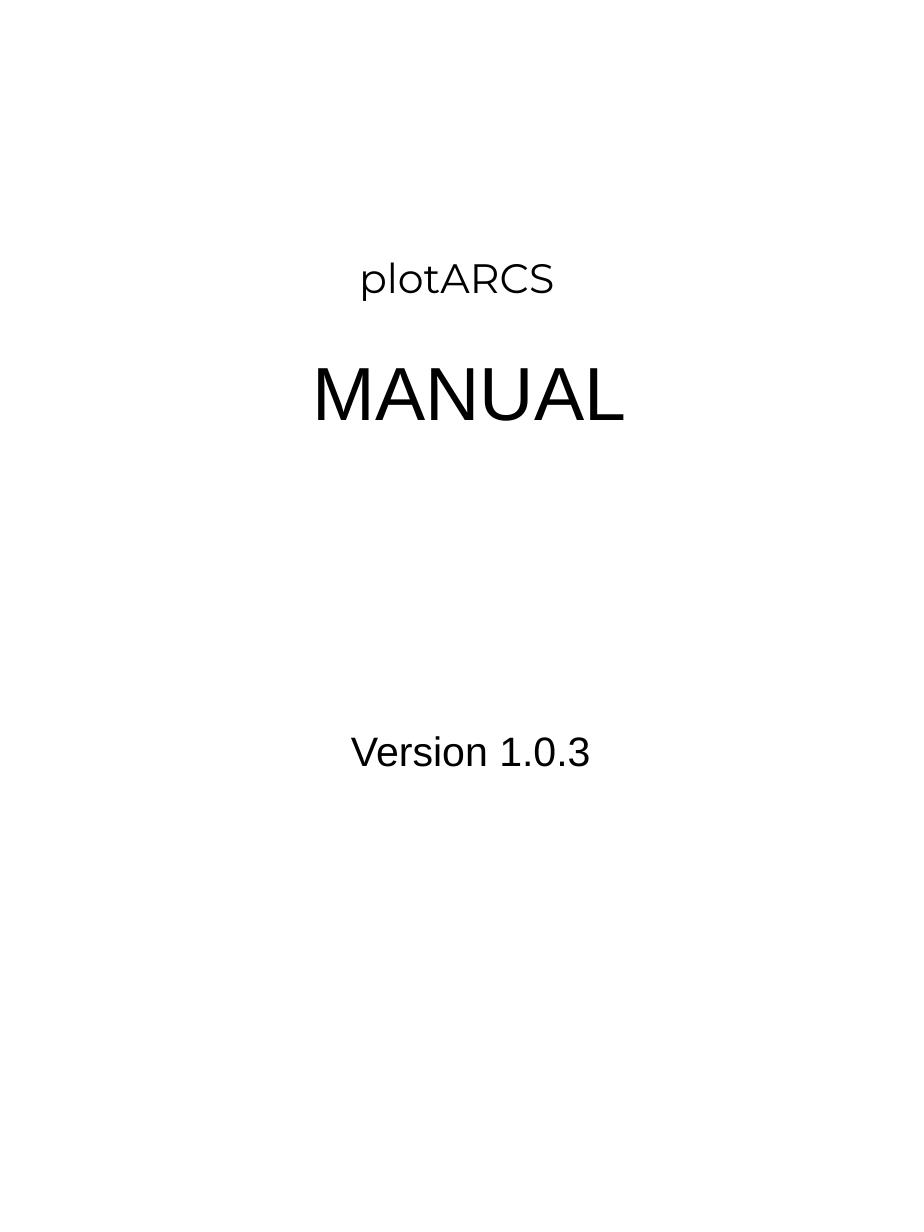
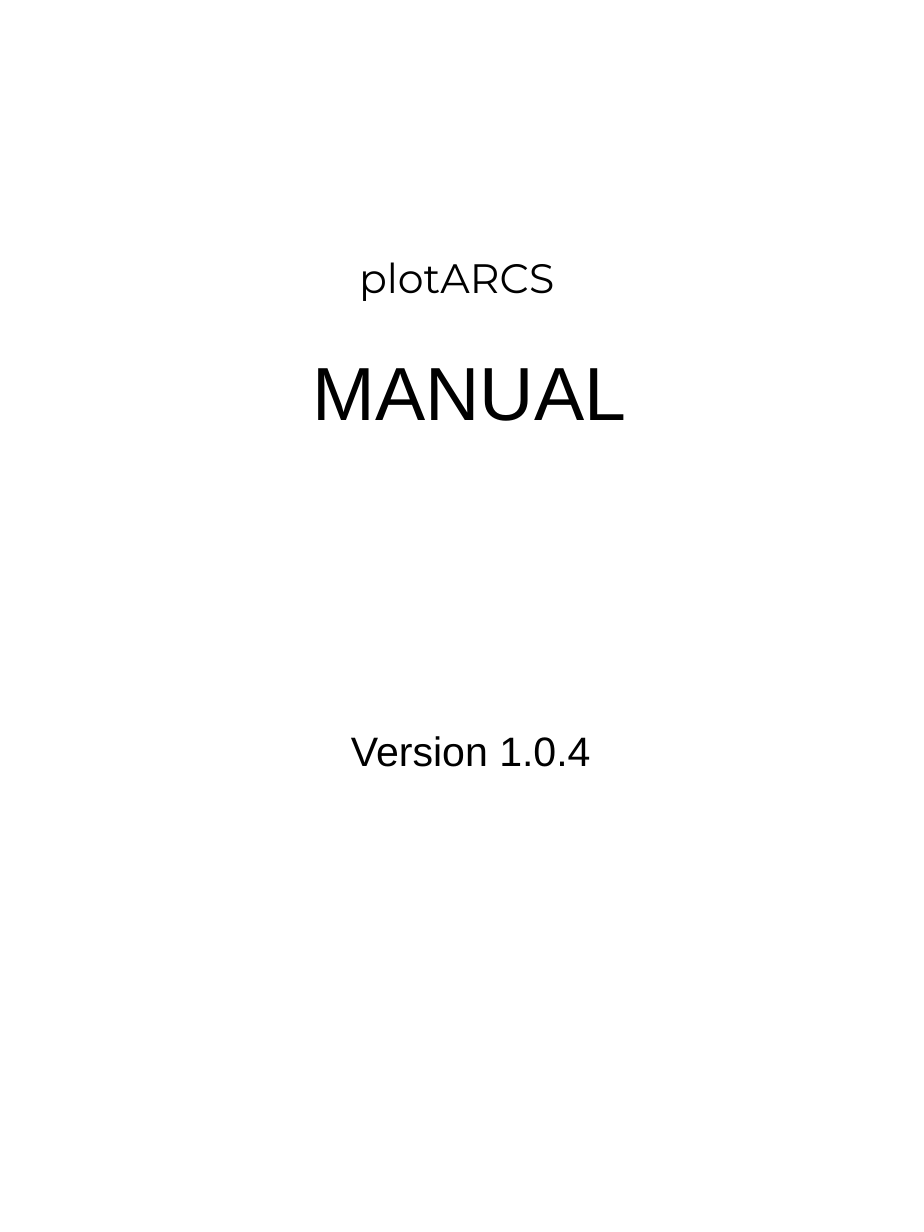
Before and after one commit to ornl-ndav/IdlGui, a slide deck: slide 2 of 1.0/doc/plotARCS_manual.ppt. Drawn at 924x1232 pixels with LibreOffice and Linux fonts; fonts in the diff are those of the drawing. Boxes give left, top, right and bottom in pixels: in the first picture for what was removed or moved away, otherwise in the second. Text is boxed around its words. In the diff, an @@ line names an element or a change of style, - is before the commit and + after.

Commit message:
Changed version number in documentation. This refs #251

```diff
--- a/1.0/doc/plotARCS_manual.ppt
+++ b/1.0/doc/plotARCS_manual.ppt
@@ text at box(351, 736, 590, 767): text changed @@
-Version 1.0.3
+Version 1.0.4
```
